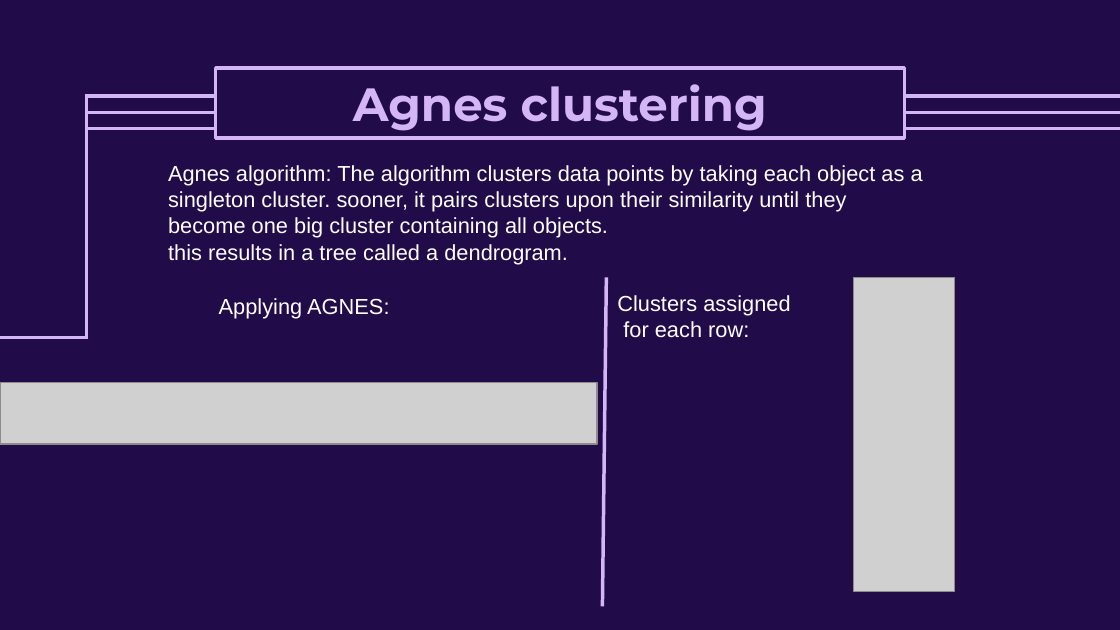
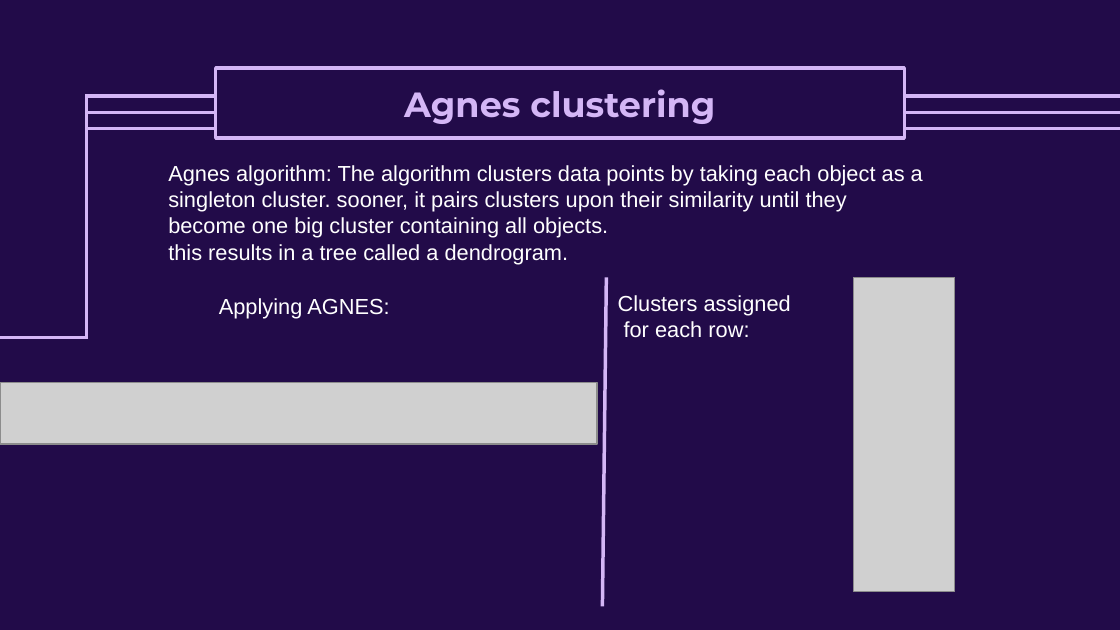
Before and after one commit to NurhandeAkyuz/Mice-Protein-Expression-Data-Analysis, a slide deck: slide 19 of Slides_data_mining_project2.pptx (slide 16 before the commit). Drawn at 1120x630 pixels with LibreOffice and Linux fonts; fonts in the diff are those of the drawing; grey boxes stand for pictures. Boxes give left, top, right and bottom in pixels: in the first picture for what was removed or moved away, otherwise in the second. Text is boxed around its words. In the diff, an @@ line names an element or a change of style, - is before the commit and + after.

Commit message:
agnes part is added

```diff
--- a/Slides_data_mining_project2.pptx
+++ b/Slides_data_mining_project2.pptx
@@ title "Agnes clustering" at <box>216,68,905,139</box>: size 30 to 22.5 pt @@
```
Also in this commit, not shown: 23 other slides changed, 3 slides added.
